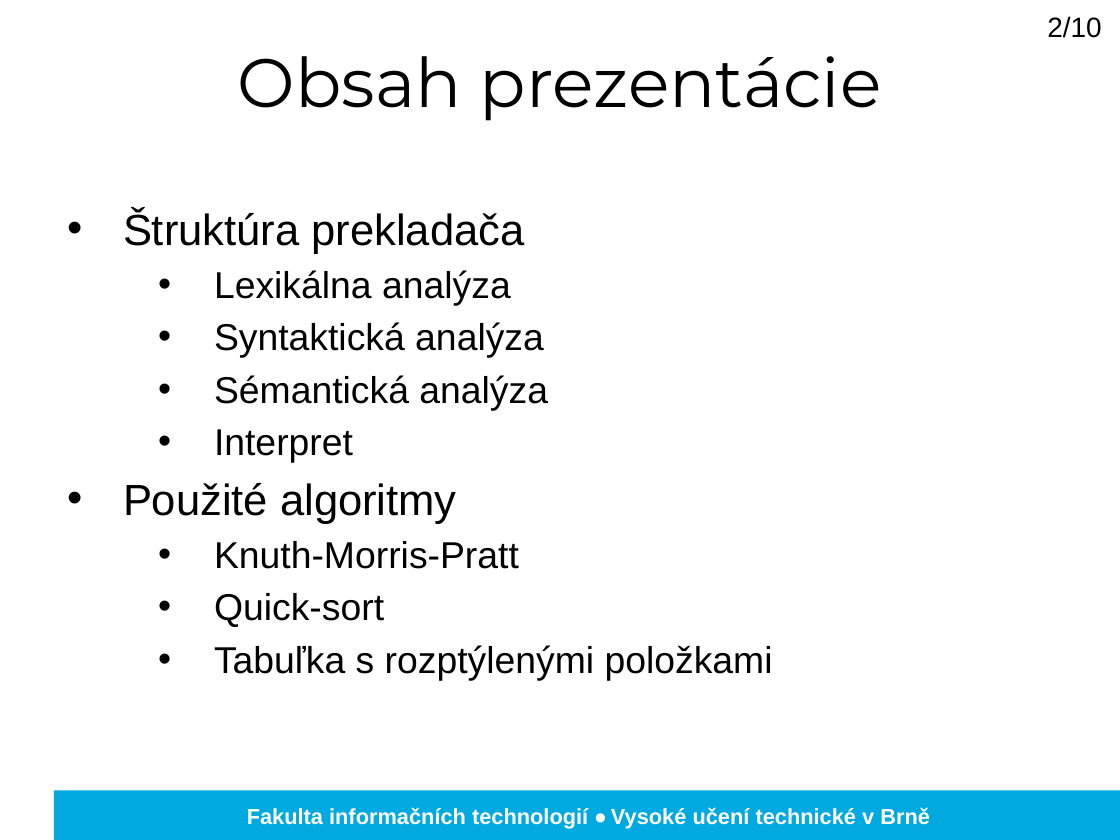
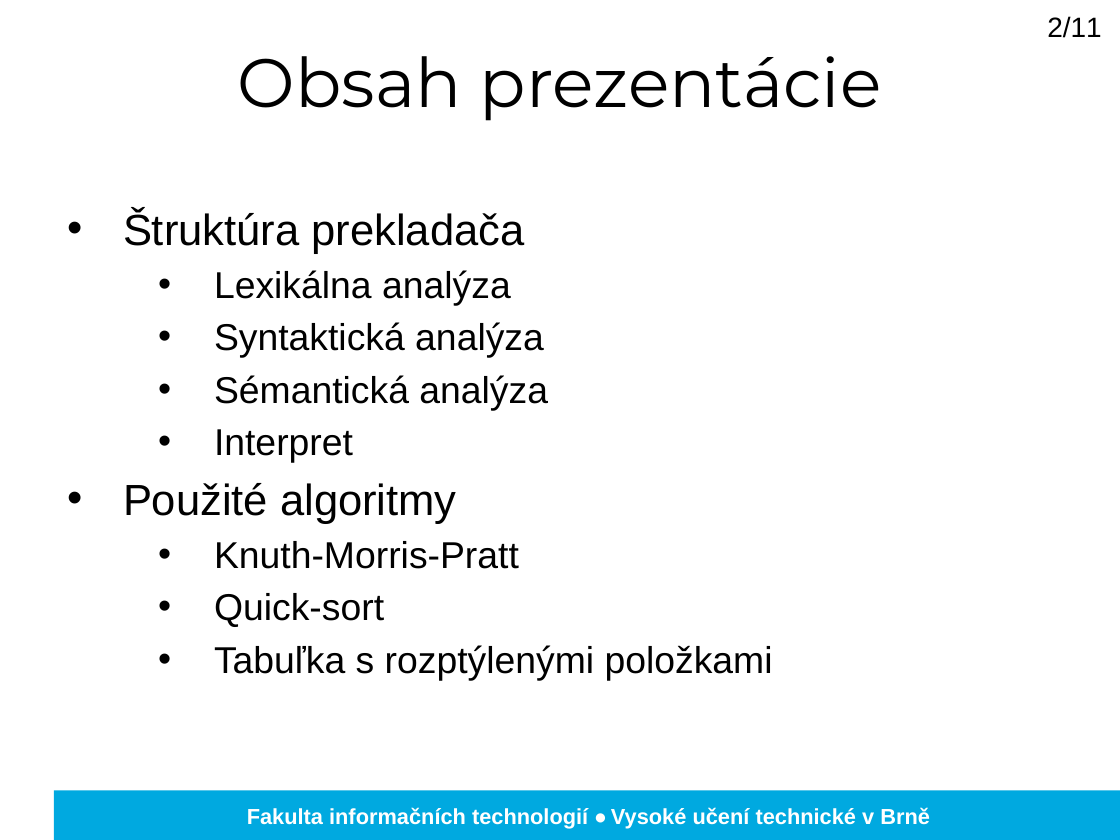
Before and after one commit to adiosnb/IFJ, a slide deck: slide 2 of doc/prezentacia.pptx (slide 3 before the commit). Drawn at 1120x840 pixels with LibreOffice and Linux fonts; fonts in the diff are those of the drawing; background and template pictures are left out. Boxes give left, top, right and bottom in pixels: in the first picture for what was removed or moved away, otherwise in the second. Text is boxed around its words. In the diff, an @@ line names an element or a change of style, - is before the commit and + after.

```diff
--- a/doc/prezentacia.pptx
+++ b/doc/prezentacia.pptx
@@ text at box(1047, 16, 1102, 38): text changed @@
-2/10
+2/11
```
Also in this commit, not shown: 8 other slides changed, 1 slide added, 1 slide removed.
